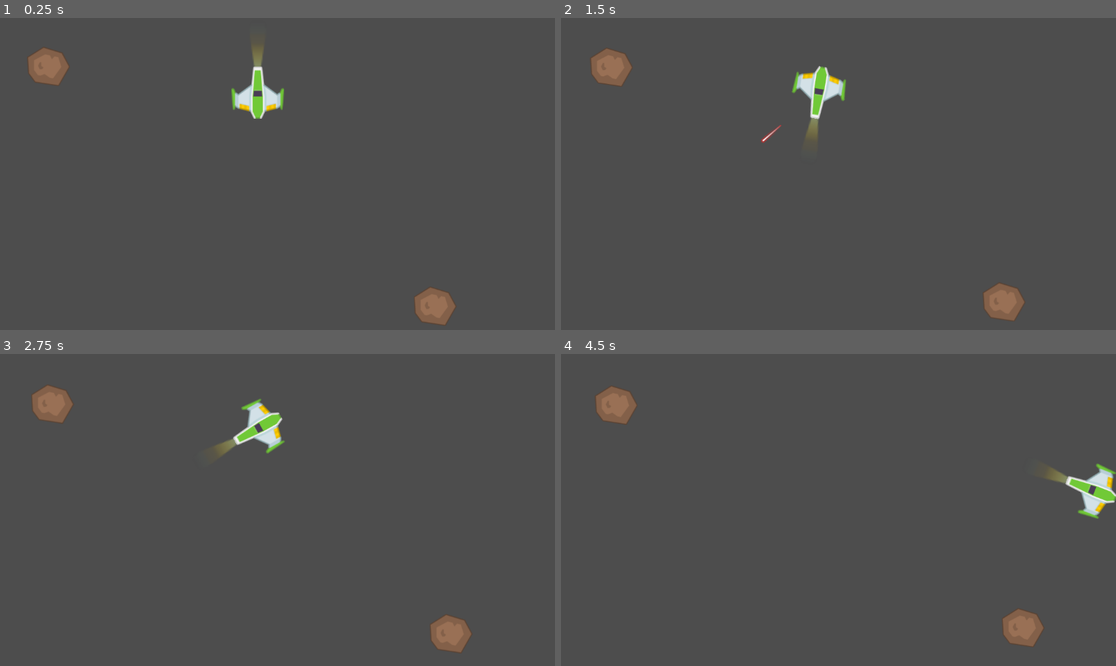
Above: before the commit, frames 1-4 (two rows, left to right).
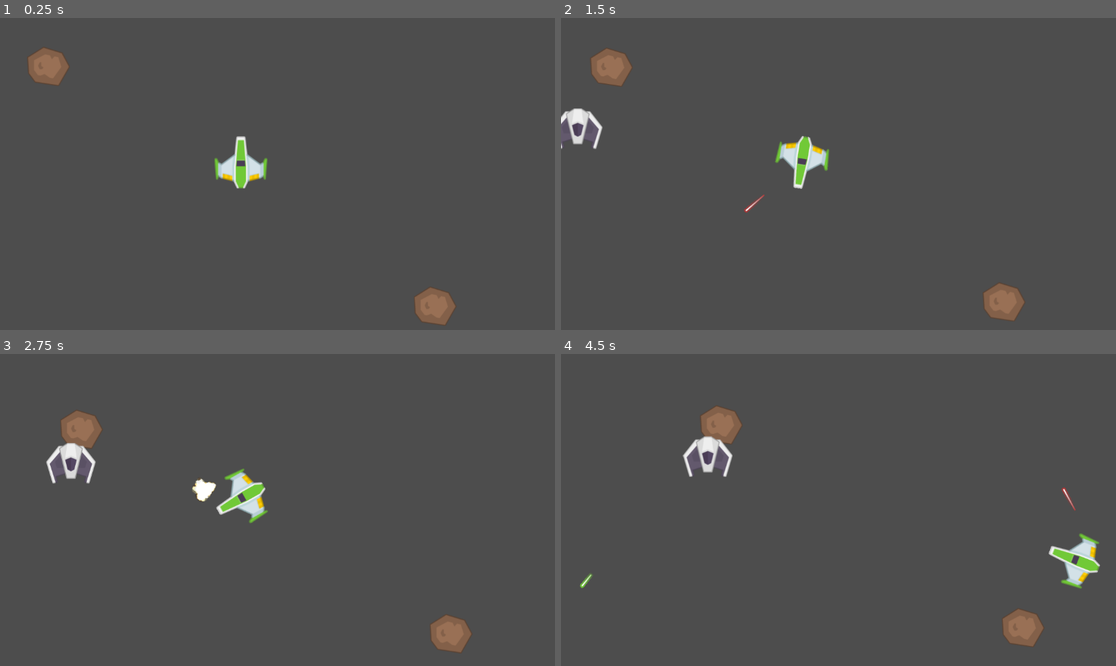
Above: after the commit, the same moments.

Repository: awittig03/space-shooter
Game: Godot game, scene res://game.tscn
Same seed, same stepped clock (60 frames per second), same inputs: the game is played once before the commit and once after it.
Inputs:
- Up to frame 1 (0.25 s): no input
- Up to frame 2 (1.5 s): tap Enter at 0.5 s; hold D (Right) 0.53-1.28 s; tap Space (Shoot) at 0.6, 1.35 s; hold A (Left) from 1.28 s (still down)
- Up to frame 3 (2.75 s): release A (Left) at 2.03 s; hold D (Right) from 2.03 s (still down); tap Space (Shoot) at 2.1 s
- Up to frame 4 (4.5 s): release D (Right) at 2.78 s; hold W (Forward) 2.78-3.53 s; tap Space (Shoot) at 2.85, 3.6, 4.35 s; hold A (Left) from 3.53 s (still down)

The runs differ from the first frame. In frame 1, 1.7% of the frame differs, in the area x 38-52%, y 9-55%; in frame 2, 2.4%; in frame 3, 3.9%, in the area x 5-52%, y 10-55%; in frame 4, 3.8%.

Commit message:
completes assignment

Diff:
--- a/asteroid/Asteroid.gd
+++ b/Assets/asteroid/Asteroid.gd
@@ -1,6 +1,8 @@
 extends CharacterBody2D
 
 var initial_speed = 100.0
+var health = 10
+
 
 func _ready():
 	velocity = Vector2(0,initial_speed*randf()).rotated(2*PI*randf())
@@ -11,3 +13,8 @@
 	move_and_slide()
 	position.x = wrapf(position.x, 0, 1152)
 	position.y = wrapf(position.y, 0, 648)
+
+func damage(d):
+	health -= d
+	if health <= 0:
+		queue_free()
--- /dev/null
+++ b/Effects/Explosion.gd
@@ -0,0 +1,9 @@
+extends AnimatedSprite2D
+
+
+func _ready():
+	play("default")
+
+
+func _on_animation_finished():
+	queue_free()
--- /dev/null
+++ b/Effects/explosion.tscn
@@ -0,0 +1,468 @@
+[gd_scene load_steps=68 format=3 uid="uid://culommjym876r"]
+
+[ext_resource type="Texture2D" uid="uid://bp5x8sfyq4duk" path="res://Assets/PNG/Effects/Explosion.png" id="1_vsie6"]
+[ext_resource type="Script" path="res://Effects/Explosion.gd" id="3_qs776"]
+
+[sub_resource type="AtlasTexture" id="AtlasTexture_s7tb2"]
+atlas = ExtResource("1_vsie6")
+region = Rect2(0, 0, 128, 128)
+
+[sub_resource type="AtlasTexture" id="AtlasTexture_1sagk"]
+atlas = ExtResource("1_vsie6")
+region = Rect2(128, 0, 128, 128)
+
+[sub_resource type="AtlasTexture" id="AtlasTexture_scm24"]
+atlas = ExtResource("1_vsie6")
+region = Rect2(256, 0, 128, 128)
+
+[sub_resource type="AtlasTexture" id="AtlasTexture_h4rk0"]
+atlas = ExtResource("1_vsie6")
+region = Rect2(384, 0, 128, 128)
+
+[sub_resource type="AtlasTexture" id="AtlasTexture_5rbke"]
+atlas = ExtResource("1_vsie6")
+region = Rect2(512, 0, 128, 128)
+
+[sub_resource type="AtlasTexture" id="AtlasTexture_agycu"]
+atlas = ExtResource("1_vsie6")
+region = Rect2(640, 0, 128, 128)
+
+[sub_resource type="AtlasTexture" id="AtlasTexture_n4ytm"]
+atlas = ExtResource("1_vsie6")
+region = Rect2(768, 0, 128, 128)
+
+[sub_resource type="AtlasTexture" id="AtlasTexture_0uma2"]
+atlas = ExtResource("1_vsie6")
+region = Rect2(896, 0, 128, 128)
+
+[sub_resource type="AtlasTexture" id="AtlasTexture_vpsp7"]
+atlas = ExtResource("1_vsie6")
+region = Rect2(0, 128, 128, 128)
+
+[sub_resource type="AtlasTexture" id="AtlasTexture_ou65l"]
+atlas = ExtResource("1_vsie6")
+region = Rect2(128, 128, 128, 128)
+
+[sub_resource type="AtlasTexture" id="AtlasTexture_1oqha"]
+atlas = ExtResource("1_vsie6")
+region = Rect2(256, 128, 128, 128)
+
+[sub_resource type="AtlasTexture" id="AtlasTexture_s4j6c"]
+atlas = ExtResource("1_vsie6")
+region = Rect2(384, 128, 128, 128)
+
+[sub_resource type="AtlasTexture" id="AtlasTexture_uydct"]
+atlas = ExtResource("1_vsie6")
+region = Rect2(512, 128, 128, 128)
+
+[sub_resource type="AtlasTexture" id="AtlasTexture_tofpp"]
+atlas = ExtResource("1_vsie6")
+region = Rect2(640, 128, 128, 128)
+
+[sub_resource type="AtlasTexture" id="AtlasTexture_wiynx"]
+atlas = ExtResource("1_vsie6")
+region = Rect2(768, 128, 128, 128)
+
+[sub_resource type="AtlasTexture" id="AtlasTexture_g15xa"]
+atlas = ExtResource("1_vsie6")
+region = Rect2(896, 128, 128, 128)
+
+[sub_resource type="AtlasTexture" id="AtlasTexture_hmupm"]
+atlas = ExtResource("1_vsie6")
+region = Rect2(0, 256, 128, 128)
+
+[sub_resource type="AtlasTexture" id="AtlasTexture_djlbw"]
+atlas = ExtResource("1_vsie6")
+region = Rect2(128, 256, 128, 128)
+
+[sub_resource type="AtlasTexture" id="AtlasTexture_ljvd4"]
+atlas = ExtResource("1_vsie6")
+region = Rect2(256, 256, 128, 128)
+
+[sub_resource type="AtlasTexture" id="AtlasTexture_b7ck2"]
+atlas = ExtResource("1_vsie6")
+region = Rect2(384, 256, 128, 128)
+
+[sub_resource type="AtlasTexture" id="AtlasTexture_aqq41"]
+atlas = ExtResource("1_vsie6")
+region = Rect2(512, 256, 128, 128)
+
+[sub_resource type="AtlasTexture" id="AtlasTexture_4d1ll"]
+atlas = ExtResource("1_vsie6")
+region = Rect2(640, 256, 128, 128)
+
+[sub_resource type="AtlasTexture" id="AtlasTexture_xwval"]
+atlas = ExtResource("1_vsie6")
+region = Rect2(768, 256, 128, 128)
+
+[sub_resource type="AtlasTexture" id="AtlasTexture_grvq0"]
+atlas = ExtResource("1_vsie6")
+region = Rect2(896, 256, 128, 128)
+
+[sub_resource type="AtlasTexture" id="AtlasTexture_j5dki"]
+atlas = ExtResource("1_vsie6")
+region = Rect2(0, 384, 128, 128)
+
+[sub_resource type="AtlasTexture" id="AtlasTexture_qejxe"]
+atlas = ExtResource("1_vsie6")
+region = Rect2(128, 384, 128, 128)
+
+[sub_resource type="AtlasTexture" id="AtlasTexture_bebvj"]
+atlas = ExtResource("1_vsie6")
+region = Rect2(256, 384, 128, 128)
+
+[sub_resource type="AtlasTexture" id="AtlasTexture_k2oxo"]
+atlas = ExtResource("1_vsie6")
+region = Rect2(384, 384, 128, 128)
+
+[sub_resource type="AtlasTexture" id="AtlasTexture_8kkp1"]
+atlas = ExtResource("1_vsie6")
+region = Rect2(512, 384, 128, 128)
+
+[sub_resource type="AtlasTexture" id="AtlasTexture_mmjtj"]
+atlas = ExtResource("1_vsie6")
+region = Rect2(640, 384, 128, 128)
+
+[sub_resource type="AtlasTexture" id="AtlasTexture_mc2ux"]
+atlas = ExtResource("1_vsie6")
+region = Rect2(768, 384, 128, 128)
+
+[sub_resource type="AtlasTexture" id="AtlasTexture_vt1ob"]
+atlas = ExtResource("1_vsie6")
+region = Rect2(896, 384, 128, 128)
+
+[sub_resource type="AtlasTexture" id="AtlasTexture_xg5py"]
+atlas = ExtResource("1_vsie6")
+region = Rect2(0, 512, 128, 128)
+
+[sub_resource type="AtlasTexture" id="AtlasTexture_a83rs"]
+atlas = ExtResource("1_vsie6")
+region = Rect2(128, 512, 128, 128)
+
+[sub_resource type="AtlasTexture" id="AtlasTexture_xoj8l"]
+atlas = ExtResource("1_vsie6")
+region = Rect2(256, 512, 128, 128)
+
+[sub_resource type="AtlasTexture" id="AtlasTexture_0mhni"]
+atlas = ExtResource("1_vsie6")
+region = Rect2(384, 512, 128, 128)
+
+[sub_resource type="AtlasTexture" id="AtlasTexture_k2415"]
+atlas = ExtResource("1_vsie6")
+region = Rect2(512, 512, 128, 128)
+
+[sub_resource type="AtlasTexture" id="AtlasTexture_otwka"]
+atlas = ExtResource("1_vsie6")
+region = Rect2(640, 512, 128, 128)
+
+[sub_resource type="AtlasTexture" id="AtlasTexture_r13r5"]
+atlas = ExtResource("1_vsie6")
+region = Rect2(768, 512, 128, 128)
+
+[sub_resource type="AtlasTexture" id="AtlasTexture_isy3h"]
+atlas = ExtResource("1_vsie6")
+region = Rect2(896, 512, 128, 128)
+
+[sub_resource type="AtlasTexture" id="AtlasTexture_8gd7e"]
+atlas = ExtResource("1_vsie6")
+region = Rect2(0, 640, 128, 128)
+
+[sub_resource type="AtlasTexture" id="AtlasTexture_y7uxf"]
+atlas = ExtResource("1_vsie6")
+region = Rect2(128, 640, 128, 128)
+
+[sub_resource type="AtlasTexture" id="AtlasTexture_har2s"]
+atlas = ExtResource("1_vsie6")
+region = Rect2(256, 640, 128, 128)
+
+[sub_resource type="AtlasTexture" id="AtlasTexture_ks0ov"]
+atlas = ExtResource("1_vsie6")
+region = Rect2(384, 640, 128, 128)
+
+[sub_resource type="AtlasTexture" id="AtlasTexture_iukj1"]
+atlas = ExtResource("1_vsie6")
+region = Rect2(512, 640, 128, 128)
+
+[sub_resource type="AtlasTexture" id="AtlasTexture_joa4c"]
+atlas = ExtResource("1_vsie6")
+region = Rect2(640, 640, 128, 128)
+
+[sub_resource type="AtlasTexture" id="AtlasTexture_3n80q"]
+atlas = ExtResource("1_vsie6")
+region = Rect2(768, 640, 128, 128)
+
+[sub_resource type="AtlasTexture" id="AtlasTexture_msbnx"]
+atlas = ExtResource("1_vsie6")
+region = Rect2(896, 640, 128, 128)
+
+[sub_resource type="AtlasTexture" id="AtlasTexture_kmenv"]
+atlas = ExtResource("1_vsie6")
+region = Rect2(0, 768, 128, 128)
+
+[sub_resource type="AtlasTexture" id="AtlasTexture_1mp4s"]
+atlas = ExtResource("1_vsie6")
+region = Rect2(128, 768, 128, 128)
+
+[sub_resource type="AtlasTexture" id="AtlasTexture_54sh8"]
+atlas = ExtResource("1_vsie6")
+region = Rect2(256, 768, 128, 128)
+
+[sub_resource type="AtlasTexture" id="AtlasTexture_3m5jt"]
+atlas = ExtResource("1_vsie6")
+region = Rect2(384, 768, 128, 128)
+
+[sub_resource type="AtlasTexture" id="AtlasTexture_lc88t"]
+atlas = ExtResource("1_vsie6")
+region = Rect2(512, 768, 128, 128)
+
+[sub_resource type="AtlasTexture" id="AtlasTexture_k5475"]
+atlas = ExtResource("1_vsie6")
+region = Rect2(640, 768, 128, 128)
+
+[sub_resource type="AtlasTexture" id="AtlasTexture_5qbco"]
+atlas = ExtResource("1_vsie6")
+region = Rect2(768, 768, 128, 128)
+
+[sub_resource type="AtlasTexture" id="AtlasTexture_3o6wg"]
+atlas = ExtResource("1_vsie6")
+region = Rect2(896, 768, 128, 128)
+
+[sub_resource type="AtlasTexture" id="AtlasTexture_l4sqs"]
+atlas = ExtResource("1_vsie6")
+region = Rect2(0, 896, 128, 128)
+
+[sub_resource type="AtlasTexture" id="AtlasTexture_gwof2"]
+atlas = ExtResource("1_vsie6")
+region = Rect2(128, 896, 128, 128)
+
+[sub_resource type="AtlasTexture" id="AtlasTexture_oy4st"]
+atlas = ExtResource("1_vsie6")
+region = Rect2(256, 896, 128, 128)
+
+[sub_resource type="AtlasTexture" id="AtlasTexture_k4ruc"]
+atlas = ExtResource("1_vsie6")
+region = Rect2(384, 896, 128, 128)
+
+[sub_resource type="AtlasTexture" id="AtlasTexture_8nscs"]
+atlas = ExtResource("1_vsie6")
+region = Rect2(512, 896, 128, 128)
+
+[sub_resource type="AtlasTexture" id="AtlasTexture_n8nh5"]
+atlas = ExtResource("1_vsie6")
+region = Rect2(640, 896, 128, 128)
+
+[sub_resource type="AtlasTexture" id="AtlasTexture_i44ss"]
+atlas = ExtResource("1_vsie6")
+region = Rect2(768, 896, 128, 128)
+
+[sub_resource type="AtlasTexture" id="AtlasTexture_p6url"]
+atlas = ExtResource("1_vsie6")
+region = Rect2(896, 896, 128, 128)
+
+[sub_resource type="SpriteFrames" id="SpriteFrames_c14uw"]
+animations = [{
+"frames": [{
+"duration": 1.0,
+"texture": SubResource("AtlasTexture_s7tb2")
+}, {
+"duration": 1.0,
+"texture": SubResource("AtlasTexture_1sagk")
+}, {
+"duration": 1.0,
+"texture": SubResource("AtlasTexture_scm24")
+}, {
+"duration": 1.0,
+"texture": SubResource("AtlasTexture_h4rk0")
+}, {
+"duration": 1.0,
+"texture": SubResource("AtlasTexture_5rbke")
+}, {
+"duration": 1.0,
+"texture": SubResource("AtlasTexture_agycu")
+}, {
+"duration": 1.0,
+"texture": SubResource("AtlasTexture_n4ytm")
+}, {
+"duration": 1.0,
+"texture": SubResource("AtlasTexture_0uma2")
+}, {
+"duration": 1.0,
+"texture": SubResource("AtlasTexture_vpsp7")
+}, {
+"duration": 1.0,
+"texture": SubResource("AtlasTexture_ou65l")
+}, {
+"duration": 1.0,
+"texture": SubResource("AtlasTexture_1oqha")
+}, {
+"duration": 1.0,
+"texture": SubResource("AtlasTexture_s4j6c")
+}, {
+"duration": 1.0,
+"texture": SubResource("AtlasTexture_uydct")
+}, {
+"duration": 1.0,
+"texture": SubResource("AtlasTexture_tofpp")
+}, {
+"duration": 1.0,
+"texture": SubResource("AtlasTexture_wiynx")
+}, {
+"duration": 1.0,
+"texture": SubResource("AtlasTexture_g15xa")
+}, {
+"duration": 1.0,
+"texture": SubResource("AtlasTexture_hmupm")
+}, {
+"duration": 1.0,
+"texture": SubResource("AtlasTexture_djlbw")
+}, {
+"duration": 1.0,
+"texture": SubResource("AtlasTexture_ljvd4")
+}, {
+"duration": 1.0,
+"texture": SubResource("AtlasTexture_b7ck2")
+}, {
+"duration": 1.0,
+"texture": SubResource("AtlasTexture_aqq41")
+}, {
+"duration": 1.0,
+"texture": SubResource("AtlasTexture_4d1ll")
+}, {
+"duration": 1.0,
+"texture": SubResource("AtlasTexture_xwval")
+}, {
+"duration": 1.0,
+"texture": SubResource("AtlasTexture_grvq0")
+}, {
+"duration": 1.0,
+"texture": SubResource("AtlasTexture_j5dki")
+}, {
+"duration": 1.0,
+"texture": SubResource("AtlasTexture_qejxe")
+}, {
+"duration": 1.0,
+"texture": SubResource("AtlasTexture_bebvj")
+}, {
+"duration": 1.0,
+"texture": SubResource("AtlasTexture_k2oxo")
+}, {
+"duration": 1.0,
+"texture": SubResource("AtlasTexture_8kkp1")
+}, {
+"duration": 1.0,
+"texture": SubResource("AtlasTexture_mmjtj")
+}, {
+"duration": 1.0,
+"texture": SubResource("AtlasTexture_mc2ux")
+}, {
+"duration": 1.0,
+"texture": SubResource("AtlasTexture_vt1ob")
+}, {
+"duration": 1.0,
+"texture": SubResource("AtlasTexture_xg5py")
+}, {
+"duration": 1.0,
+"texture": SubResource("AtlasTexture_a83rs")
+}, {
+"duration": 1.0,
+"texture": SubResource("AtlasTexture_xoj8l")
+}, {
+"duration": 1.0,
+"texture": SubResource("AtlasTexture_0mhni")
+}, {
+"duration": 1.0,
+"texture": SubResource("AtlasTexture_k2415")
+}, {
+"duration": 1.0,
+"texture": SubResource("AtlasTexture_otwka")
+}, {
+"duration": 1.0,
+"texture": SubResource("AtlasTexture_r13r5")
+}, {
+"duration": 1.0,
+"texture": SubResource("AtlasTexture_isy3h")
+}, {
+"duration": 1.0,
+"texture": SubResource("AtlasTexture_8gd7e")
+}, {
+"duration": 1.0,
+"texture": SubResource("AtlasTexture_y7uxf")
+}, {
+"duration": 1.0,
+"texture": SubResource("AtlasTexture_har2s")
+}, {
+"duration": 1.0,
+"texture": SubResource("AtlasTexture_ks0ov")
+}, {
+"duration": 1.0,
+"texture": SubResource("AtlasTexture_iukj1")
+}, {
+"duration": 1.0,
+"texture": SubResource("AtlasTexture_joa4c")
+}, {
+"duration": 1.0,
+"texture": SubResource("AtlasTexture_3n80q")
+}, {
+"duration": 1.0,
+"texture": SubResource("AtlasTexture_msbnx")
+}, {
+"duration": 1.0,
+"texture": SubResource("AtlasTexture_kmenv")
+}, {
+"duration": 1.0,
+"texture": SubResource("AtlasTexture_1mp4s")
+}, {
+"duration": 1.0,
+"texture": SubResource("AtlasTexture_54sh8")
+}, {
+"duration": 1.0,
+"texture": SubResource("AtlasTexture_3m5jt")
+}, {
+"duration": 1.0,
+"texture": SubResource("AtlasTexture_lc88t")
+}, {
+"duration": 1.0,
+"texture": SubResource("AtlasTexture_k5475")
+}, {
+"duration": 1.0,
+"texture": SubResource("AtlasTexture_5qbco")
+}, {
+"duration": 1.0,
+"texture": SubResource("AtlasTexture_3o6wg")
+}, {
+"duration": 1.0,
+"texture": SubResource("AtlasTexture_l4sqs")
+}, {
+"duration": 1.0,
+"texture": SubResource("AtlasTexture_gwof2")
+}, {
+"duration": 1.0,
+"texture": SubResource("AtlasTexture_oy4st")
+}, {
+"duration": 1.0,
+"texture": SubResource("AtlasTexture_k4ruc")
+}, {
+"duration": 1.0,
+"texture": SubResource("AtlasTexture_8nscs")
+}, {
+"duration": 1.0,
+"texture": SubResource("AtlasTexture_n8nh5")
+}, {
+"duration": 1.0,
+"texture": SubResource("AtlasTexture_i44ss")
+}, {
+"duration": 1.0,
+"texture": SubResource("AtlasTexture_p6url")
+}],
+"loop": false,
+"name": &"default",
+"speed": 120.0
+}]
+
+[node name="Explosion" type="AnimatedSprite2D"]
+position = Vector2(-2, 0)
+sprite_frames = SubResource("SpriteFrames_c14uw")
+offset = Vector2(0, -30)
+script = ExtResource("3_qs776")
+
+[connection signal="animation_finished" from="." to="." method="_on_animation_finished"]
--- /dev/null
+++ b/Enemy/Enemy Bullet.gd
@@ -0,0 +1,30 @@
+extends Area2D
+
+var speed = 10
+var damage = 1.0
+var velocity = Vector2.ZERO
+var Effects = null
+var Explosion = load("res://Effects/explosion.tscn")
+
+func _ready():
+	velocity = Vector2(0,-speed).rotated(rotation)
+
+
+
+func _physics_process(_delta):
+	position = position + velocity
+
+
+func _on_body_entered(body):
+	if body.has_method("damage"):
+		body.damage(damage)
+	Effects = get_node_or_null("/root/Game/Effects")
+	if Effects != null:
+		var explosion = Explosion.instantiate()
+		Effects.add_child(explosion)
+		explosion.global_position = global_position
+	queue_free()
+
+
+func _on_timer_timeout():
+	queue_free()
--- /dev/null
+++ b/Enemy/Enemy.gd
@@ -0,0 +1,43 @@
+extends CharacterBody2D
+
+var Bullet = load("res://Enemy/enemy_bullet.tscn")
+var health = 10
+var y_positions = [100,150,200,500,550]
+var initial_position = Vector2.ZERO
+var direction = Vector2(1.5,0)
+var wobble = 30.0
+
+func _ready():
+	initial_position.x = -100
+	initial_position.y = y_positions[randi() % y_positions.size()]
+	position = initial_position
+
+
+func _physics_process(delta):
+	position += direction
+	position.y = initial_position.y + sin(position.x/20)*wobble
+	if position.x > 1200:
+		queue_free()
+
+
+func _on_timer_timeout():
+	var Player = get_node_or_null("/root/Game/Player_Container/Player")
+	var Effects = get_node_or_null("/root/Game/Effects")
+	if Player != null and Effects != null:
+		var bullet = Bullet.instantiate()
+		var d = global_position.angle_to_point(Player.global_position) + PI/2
+		bullet.rotation = d
+		bullet.global_position = global_position + Vector2(0,-40).rotated(d)
+		Effects.add_child(bullet)
+
+func damage(d):
+	health -= d
+	if health <= 0:
+		queue_free()
+
+
+
+func _on_area_2d_body_entered(body):
+	if body.name == "Player":
+		damage(100)
+		body.damage(100)
--- /dev/null
+++ b/Enemy/enemy.tscn
@@ -0,0 +1,31 @@
+[gd_scene load_steps=5 format=3 uid="uid://c40ok3axcynqp"]
+
+[ext_resource type="Script" path="res://Enemy/Enemy.gd" id="1_2u54e"]
+[ext_resource type="Texture2D" uid="uid://dfwovpkv2h0r6" path="res://Assets/PNG/Enemies/enemyBlack3.png" id="2_rg1wk"]
+
+[sub_resource type="CircleShape2D" id="CircleShape2D_h8r4b"]
+radius = 55.0
+
+[sub_resource type="CircleShape2D" id="CircleShape2D_jms02"]
+radius = 30.0
+
+[node name="Enemy" type="CharacterBody2D"]
+script = ExtResource("1_2u54e")
+
+[node name="Sprite2D" type="Sprite2D" parent="."]
+texture = ExtResource("2_rg1wk")
+
+[node name="Timer" type="Timer" parent="."]
+wait_time = 2.0
+autostart = true
+
+[node name="Area2D" type="Area2D" parent="."]
+
+[node name="CollisionShape2D" type="CollisionShape2D" parent="Area2D"]
+shape = SubResource("CircleShape2D_h8r4b")
+
+[node name="CollisionShape2D" type="CollisionShape2D" parent="."]
+shape = SubResource("CircleShape2D_jms02")
+
+[connection signal="timeout" from="Timer" to="." method="_on_timer_timeout"]
+[connection signal="body_entered" from="Area2D" to="." method="_on_area_2d_body_entered"]
--- /dev/null
+++ b/Enemy/enemy_bullet.tscn
@@ -0,0 +1,21 @@
+[gd_scene load_steps=3 format=3 uid="uid://cngtml0y45xiw"]
+
+[ext_resource type="Script" path="res://Enemy/Enemy Bullet.gd" id="1_c3x0a"]
+[ext_resource type="Texture2D" uid="uid://dyvfs8vinqtl3" path="res://Assets/PNG/Lasers/laserGreen13.png" id="2_qhprq"]
+
+[node name="Enemy Bullet" type="Area2D"]
+script = ExtResource("1_c3x0a")
+
+[node name="Sprite2D" type="Sprite2D" parent="."]
+texture = ExtResource("2_qhprq")
+
+[node name="Timer" type="Timer" parent="."]
+wait_time = 3.0
+one_shot = true
+autostart = true
+
+[node name="CollisionPolygon2D" type="CollisionPolygon2D" parent="."]
+polygon = PackedVector2Array(4.5, 18.5, -4.5, 18.5, -4.5, -18.5, 4.5, -18.5)
+
+[connection signal="body_entered" from="." to="." method="_on_body_entered"]
+[connection signal="timeout" from="Timer" to="." method="_on_timer_timeout"]
--- a/asteroid.tscn
+++ b/asteroid.tscn
@@ -1,6 +1,6 @@
 [gd_scene load_steps=3 format=3 uid="uid://b6701dp0ce58o"]
 
-[ext_resource type="Script" path="res://asteroid/Asteroid.gd" id="1_7se7g"]
+[ext_resource type="Script" path="res://Assets/asteroid/Asteroid.gd" id="1_7se7g"]
 [ext_resource type="Texture2D" uid="uid://bevpnu4tmffxp" path="res://Assets/PNG/Meteors/meteorBrown_big3.png" id="2_ewrx2"]
 
 [node name="Asteroid" type="CharacterBody2D"]
--- a/game.tscn
+++ b/game.tscn
@@ -1,11 +1,11 @@
-[gd_scene load_steps=3 format=3 uid="uid://bymestjd04any"]
+[gd_scene load_steps=5 format=3 uid="uid://bymestjd04any"]
 
 [ext_resource type="PackedScene" uid="uid://ba2mfij4jkis1" path="res://player/player.tscn" id="1_yupnn"]
+[ext_resource type="Script" path="res://player/Player_Container.gd" id="2_fq66f"]
 [ext_resource type="PackedScene" uid="uid://b6701dp0ce58o" path="res://asteroid.tscn" id="2_pyl5d"]
+[ext_resource type="PackedScene" uid="uid://c40ok3axcynqp" path="res://Enemy/enemy.tscn" id="3_37ipq"]
 
 [node name="Game" type="Node2D"]
-
-[node name="Player" parent="." instance=ExtResource("1_yupnn")]
 
 [node name="asteroid_container" type="Node2D" parent="."]
 
@@ -16,3 +16,14 @@
 position = Vector2(900, 600)
 
 [node name="Effects" type="Node2D" parent="."]
+
+[node name="Player_Container" type="Node2D" parent="."]
+script = ExtResource("2_fq66f")
+
+[node name="Player" parent="Player_Container" instance=ExtResource("1_yupnn")]
+position = Vector2(500, 300)
+
+[node name="Enemy_Container" type="Node2D" parent="."]
+
+[node name="Enemy" parent="Enemy_Container" instance=ExtResource("3_37ipq")]
+position = Vector2(750, 100)
--- a/player/Player.gd
+++ b/player/Player.gd
@@ -10,7 +10,11 @@
 var max_speed = 1000
 var rotate_speed = 0.1
 var nose = Vector2(0,-60)
+var health = 10
 var Bullet = load("res://player/bullet.tscn")
+var Effects = null
+var Explosion = load("res://Effects/explosion.tscn")
+
 
 func get_input():
 	var to_return = Vector2.ZERO
@@ -43,3 +47,19 @@
 		var Effects = get_node_or_null("/root/Game/Effects")
 		if Effects != null:
 			Effects.add_child(bullet)
+
+func damage(d):
+	health -= d
+	if health <= 0:
+		Effects = get_node_or_null("/root/Game/Effects")
+		if Effects != null:
+			var explosion = Explosion.instantiate()
+			Effects.add_child(explosion)
+			explosion.global_position = global_position
+			hide()
+			await explosion.animation_finished
+		queue_free()
+
+func _on_area_2d_body_entered(body):
+	if body.name != "Player":
+		damage(100)
--- /dev/null
+++ b/player/Player_Container.gd
@@ -0,0 +1,9 @@
+extends Node2D
+
+var Player = load("res://player/player.tscn")
+
+func _physics_process(delta):
+	if get_child_count() == 0:
+		var player = Player.instantiate()
+		player.position = Vector2(576,324)
+		add_child(player)
--- a/player/bullet.tscn
+++ b/player/bullet.tscn
@@ -8,17 +8,26 @@
 var speed = 10
 var damage = 1.0
 var velocity = Vector2.ZERO
-# Called when the node enters the scene tree for the first time.
+var Effects = null
+var Explosion = load(\"res://Effects/explosion.tscn\")
+
 func _ready():
 	velocity = Vector2(0,-speed).rotated(rotation)
 
 
-# Called every frame. 'delta' is the elapsed time since the previous frame.
+
 func _physics_process(_delta):
 	position = position + velocity
 
 
-func _on_body_entered(_body):
+func _on_body_entered(body):
+	if body.has_method(\"damage\"):
+		body.damage(damage)
+	Effects = get_node_or_null(\"/root/Game/Effects\")
+	if Effects != null:
+		var explosion = Explosion.instantiate()
+		Effects.add_child(explosion)
+		explosion.global_position = global_position
 	queue_free()
 
 
--- a/player/player.tscn
+++ b/player/player.tscn
@@ -1,12 +1,14 @@
-[gd_scene load_steps=5 format=3 uid="uid://ba2mfij4jkis1"]
+[gd_scene load_steps=6 format=3 uid="uid://ba2mfij4jkis1"]
 
 [ext_resource type="Script" path="res://player/Player.gd" id="1_bh6wd"]
 [ext_resource type="Texture2D" uid="uid://dtw50mwk2kxqn" path="res://Assets/PNG/Effects/fire18.png" id="2_14arw"]
 [ext_resource type="Texture2D" uid="uid://cldxlv6ktgmm0" path="res://Assets/PNG/Effects/fire12.png" id="3_d8kgv"]
 [ext_resource type="Texture2D" uid="uid://bg1p0sgbqtnui" path="res://Assets/PNG/playerShip1_green.png" id="4_g41ov"]
 
+[sub_resource type="CircleShape2D" id="CircleShape2D_tyjxi"]
+radius = 65.0
+
 [node name="Player" type="CharacterBody2D"]
-position = Vector2(535, 155)
 script = ExtResource("1_bh6wd")
 metadata/_edit_group_ = true
 
@@ -27,6 +29,7 @@
 offset = Vector2(-30, 0)
 
 [node name="headlight" type="Sprite2D" parent="."]
+visible = false
 position = Vector2(78, -85)
 scale = Vector2(2.62191, 4.05526)
 texture = ExtResource("3_d8kgv")
@@ -37,5 +40,11 @@
 texture = ExtResource("4_g41ov")
 
 [node name="CollisionPolygon2D" type="CollisionPolygon2D" parent="."]
-scale = Vector2(1.11616, 1.44667)
-polygon = PackedVector2Array(12.5, -34.9, 16.2, -14.5, 17.1, -14.5, 35.8, -2.7, 42.6, -10.5, 49.3, -10.5, 49.5, 24.7, 46.6, 29.5, 42.7, 29.5, 39.7, 26.5, 16.4, 31.2, 11.9, 37.5, -12.2, 37.5, -18.4, 30.5, -22.8, 30.5, -39.8, 25.5, -45.2, 29.8, -47.5, 28.8, -47.5, 27.3, -49.5, 25.3, -49.5, -9.5, -48.9, -9.5, -41.5, -10.9, -41.5, -8.4, -35.9, -3.5, -17.5, -12.8, -12.5, -34.9, -12.5, -37.5, 12.5, -37.5)
+polygon = PackedVector2Array(9, -54, -9, -54, -13, -18, -40, 2, -47, -2, -50, -10, -56, -9, -52, 34, -47, 35, -47, 29, -41, 33, -15, 39, -8, 54, 9, 54, 16, 39, 41, 33, 47, 28, 48, 35, 52, 35, 55, -8, 50, -10, 47, -1, 40, 2, 13, -17)
+
+[node name="Area2D" type="Area2D" parent="."]
+
+[node name="CollisionPolygon2D" type="CollisionShape2D" parent="Area2D"]
+shape = SubResource("CircleShape2D_tyjxi")
+
+[connection signal="body_entered" from="Area2D" to="." method="_on_area_2d_body_entered"]
Binary file added: Assets/PNG/Effects/Explosion.png
Not shown, added: Assets/PNG/Effects/Explosion.png.import
